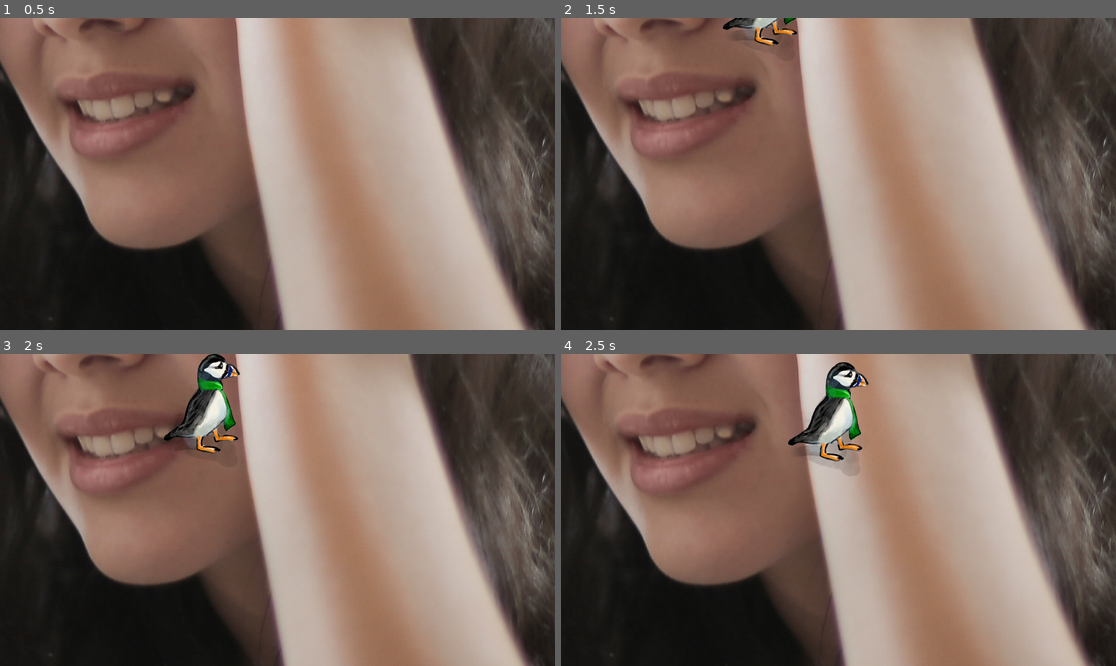
Above: before the commit, frames 1-4 (two rows, left to right).
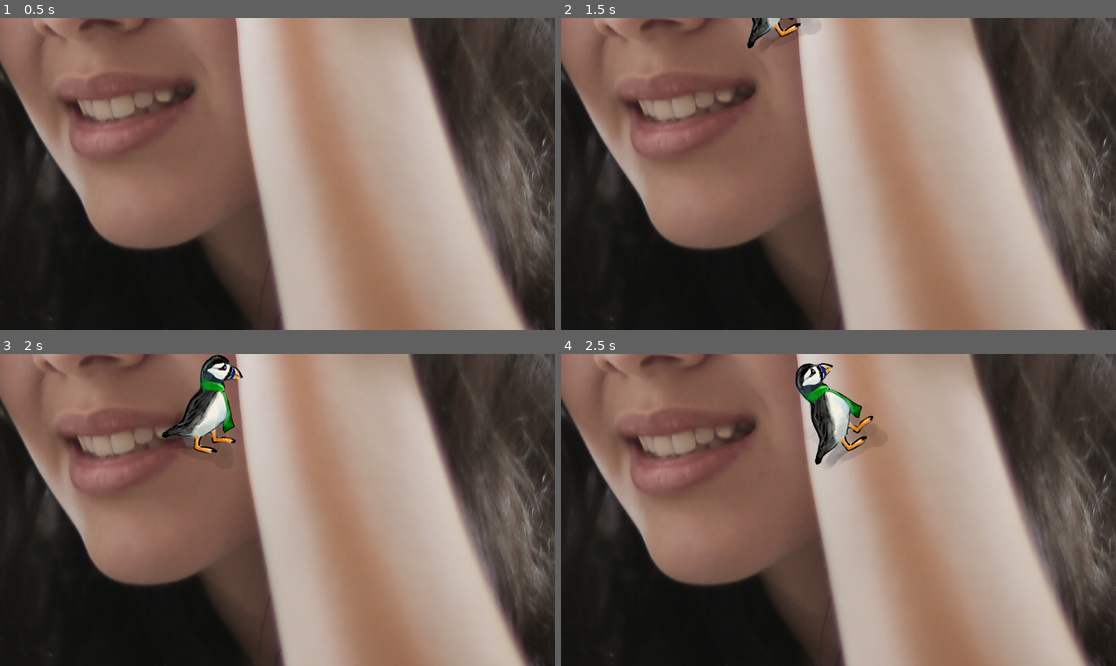
Above: after the commit, the same moments.

Repository: nino/amonarchic-aardvarks
Game: Godot game, scene res://node_2d.tscn
Same seed, same stepped clock (60 frames per second), same inputs: the game is played once before the commit and once after it.
Inputs:
- Up to frame 1 (0.5 s): no input
- Up to frame 2 (1.5 s): tap Enter at 0.5 s; hold Right (ui_right) 0.53-1.28 s; hold Q 0.53-1.28 s; hold Down (ui_down) from 1.28 s (still down); tap Q at 1.35 s
- Up to frame 3 (2 s): keep holding Down (ui_down)
- Up to frame 4 (2.5 s): release Down (ui_down) at 2.03 s; hold Right (ui_right) from 2.03 s (still down); hold Q from 2.03 s (still down)

Frame 1 is identical in both runs. In frame 2, 0.9% of the frame differs, in the area x 29-47%, y 0-10%; in frame 3, 1.1%; in frame 4, 3.0%, in the area x 40-58%, y 2-38%.

Commit message:
Beginnings of a chestbump

Diff:
--- a/CharacterBody2D.gd
+++ b/CharacterBody2D.gd
@@ -21,9 +21,18 @@
 	else:
 		$PuffinSweaty.rotation = lerp_angle($PuffinSweaty.rotation, 0, 0.1)
 
+func _chestbump():
+	if Input.is_key_pressed(KEY_Q):
+		if $PuffinSweaty/PuffinAnimations.is_playing() && $PuffinSweaty/PuffinAnimations.current_animation_position > 0.1:
+			$PuffinSweaty/PuffinAnimations.seek(0)
+		# trigger chestbump_animation
+		$PuffinSweaty/PuffinAnimations.play("chestbump_animation")
+		print("wtf")
+
 
 func _physics_process(delta):
 	_walking_animation()
+	_chestbump()
 
 	# Get the input direction and handle the movement/deceleration.
 	# As good practice, you should replace UI actions with custom gameplay actions.
--- a/node_2d.tscn
+++ b/node_2d.tscn
@@ -1,8 +1,28 @@
-[gd_scene load_steps=5 format=3 uid="uid://ygwtopydr0qr"]
+[gd_scene load_steps=7 format=3 uid="uid://ygwtopydr0qr"]
 
 [ext_resource type="Script" path="res://CharacterBody2D.gd" id="1_8dit7"]
 [ext_resource type="Texture2D" uid="uid://d1nobw60nyixi" path="res://Puffin_sweaty.png" id="2_6hnje"]
 [ext_resource type="Texture2D" uid="uid://cu54ycsot5al" path="res://pexels-andrea-piacquadio-3807738.jpg" id="2_6hq8q"]
+
+[sub_resource type="Animation" id="Animation_ahiet"]
+resource_name = "chestbump_animation"
+tracks/0/type = "value"
+tracks/0/imported = false
+tracks/0/enabled = true
+tracks/0/path = NodePath(".:rotation")
+tracks/0/interp = 1
+tracks/0/loop_wrap = true
+tracks/0/keys = {
+"times": PackedFloat32Array(0, 0.1, 0.3),
+"transitions": PackedFloat32Array(1, 1, 1),
+"update": 0,
+"values": [0.0, -0.776672, 0.0]
+}
+
+[sub_resource type="AnimationLibrary" id="AnimationLibrary_6nebl"]
+_data = {
+"chestbump_animation": SubResource("Animation_ahiet")
+}
 
 [sub_resource type="RectangleShape2D" id="RectangleShape2D_g126x"]
 size = Vector2(138, 148)
@@ -21,6 +41,11 @@
 texture = ExtResource("2_6hnje")
 flip_h = true
 
+[node name="PuffinAnimations" type="AnimationPlayer" parent="CharacterBody2D/PuffinSweaty"]
+libraries = {
+"": SubResource("AnimationLibrary_6nebl")
+}
+
 [node name="CollisionShape2D" type="CollisionShape2D" parent="CharacterBody2D"]
 position = Vector2(0, -1)
 shape = SubResource("RectangleShape2D_g126x")
--- a/project.godot
+++ b/project.godot
@@ -37,3 +37,8 @@
 "events": [Object(InputEventKey,"resource_local_to_scene":false,"resource_name":"","device":-1,"window_id":0,"alt_press …(182 unchanged characters)…
 ]
 }
+chestbump={
+"deadzone": 0.5,
+"events": [Object(InputEventKey,"resource_local_to_scene":false,"resource_name":"","device":-1,"window_id":0,"alt_pressed":false,"shift_pressed":false,"ctrl_pressed":false,"meta_pressed":false,"pressed":false,"keycode":0,"physical_keycode":32,"key_label":0,"unicode":32,"echo":false,"script":null)
+]
+}
